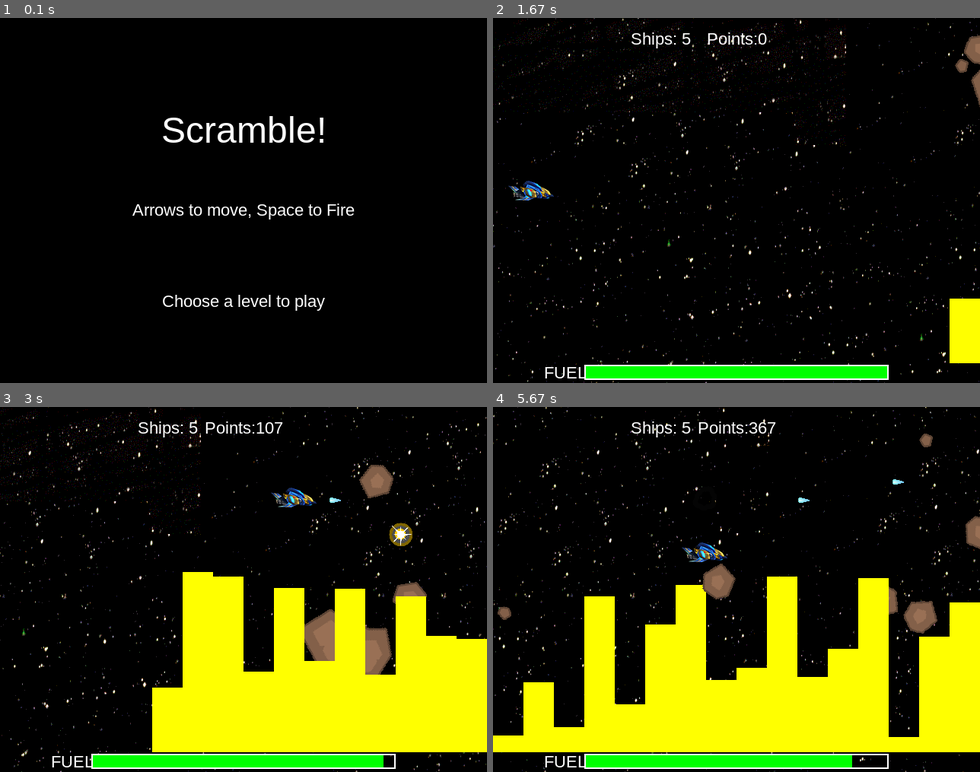
Above: before the commit, frames 1-4 (two rows, left to right).
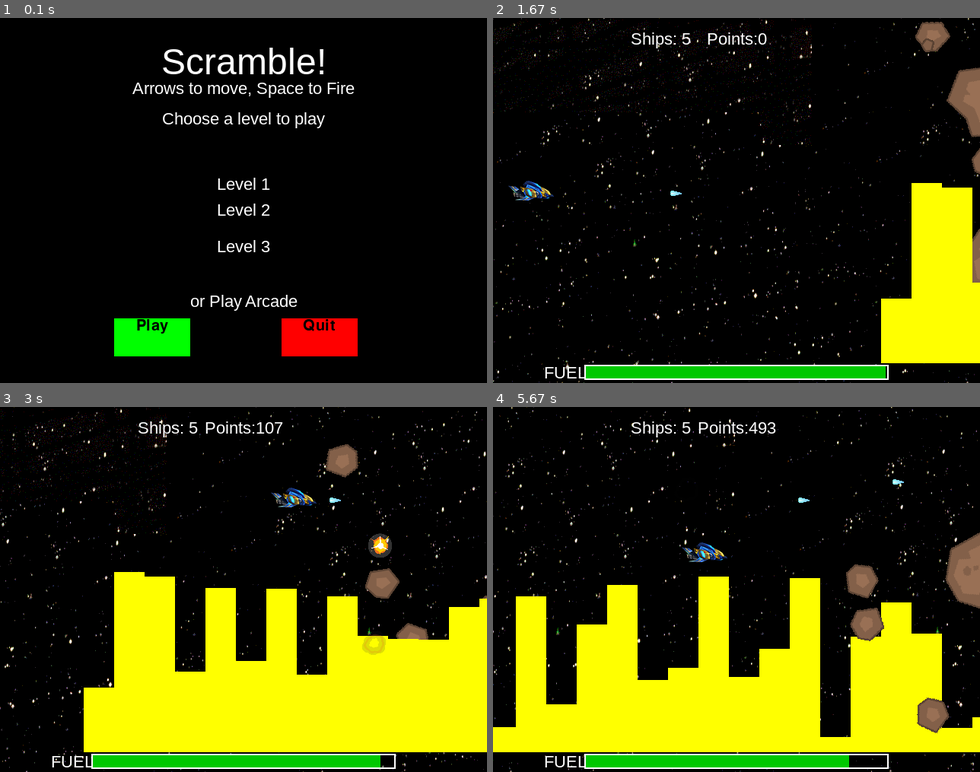
Above: after the commit, the same moments.

Repository: drsn41/Scramble_pygame
Game: pygame game, started from ProperGame.v2.py
Two runs of this game, one before a commit and one after it. Both use one fixed random seed, a clock stepped at 60 frames per second and the inputs below.
Inputs (mouse positions are in pixels of both pictures, inside the frame that each line leads up to):
- Up to frame 1 (0.1 s): no input
- Up to frame 2 (1.67 s): press the mouse at (717, 215) at 0.37 s; move the mouse to (804, 204) at 0.47 s; release the mouse at (892, 189) at 0.6 s; press the mouse at (643, 339) at 0.7 s; move the mouse to (682, 218) at 0.8 s; release the mouse at (717, 101) at 0.93 s; click (643, 339) at 1.05 s; tap Space at 1.33 s
- Up to frame 3 (3 s): hold Right 1.67-2.13 s; tap Space at 1.73, 2.03, 2.23, 2.57, 2.87 s; hold Up 2.17-2.47 s; hold Right 2.5-2.97 s
- Up to frame 4 (5.67 s): hold Left 3-3.53 s; tap Space at 3.07, 3.37, 3.63, 3.97, 4.27, 4.4, 4.8, 5.1, 5.47 s; hold Down 3.57-3.87 s; hold Left 3.9-4.3 s; hold Up 4.33-4.7 s; hold Right 4.73-5.37 s; hold Down from 5.4 s (still down)

The runs differ from the first frame. In frame 1, 7.2% of the frame differs, in the area x 23-74%, y 8-93%; in frame 2, 16%; in frame 3, 21%; in frame 4, 24%, in the area x 0-100%, y 0-100%.

Commit message:
screens
start and game over screen

Diff:
--- a/ProperGame.v2.py
+++ b/ProperGame.v2.py
@@ -10,11 +10,59 @@
 
 WHITE = (255, 255, 255)
 BLACK = (0, 0, 0)
-RED = (255, 0, 0)
-GREEN = (0, 255, 0)
+RED = (200, 0, 0)
+GREEN = (0, 200, 0)
 BLUE = (0, 0, 255)
 YELLOW = (255, 255, 0)
+BRIGHT_RED = (255,0,0)
+BRIGHT_GREEN = (0,255,0)
 TITLE = "Scramble!"
+
+
+class Label(pygame.sprite.Sprite):
+    def __init__(self, fontName="freesansbold.ttf"):
+        pygame.sprite.Sprite.__init__(self)
+        self.font = pygame.font.Font(fontName, 20)
+        self.text = ""
+        self.fgColor = ((0x00, 0x00, 0x00))
+        self.bgColor = ((0xFF, 0xFF, 0xFF))
+        self.center = (100, 100)
+        self.size = (150, 30)
+
+    def update(self):
+        self.image = pygame.Surface(self.size)
+        self.image.fill(self.bgColor)
+        fontSurface = self.font.render(self.text, True, self.fgColor, self.bgColor)
+        # center the text
+        xPos = (self.image.get_width() - fontSurface.get_width()) / 2
+
+        self.image.blit(fontSurface, (xPos, 0))
+        self.rect = self.image.get_rect()
+        self.rect.center = self.center
+
+
+class Button(Label):
+    def __init__(self):
+        Label.__init__(self)
+        self.active = False
+        self.clicked = False
+        self.bgColor = (0xCC, 0xCC, 0xCC)
+
+    def update(self):
+        Label.update(self)
+
+        self.clicked = False
+        # check for mouse input
+        if pygame.mouse.get_pressed() == (1, 0, 0):
+            if self.rect.collidepoint(pygame.mouse.get_pos()):
+                self.active = True
+
+        # check for mouse release
+        if self.active == True:
+            if pygame.mouse.get_pressed() == (0, 0, 0):
+                self.active = False
+                if self.rect.collidepoint(pygame.mouse.get_pos()):
+                    self.clicked = True
 
 
 class Ship(pygame.sprite.Sprite):
@@ -195,23 +243,6 @@
         self.rect.right = 1920
 
 
-class Scoreboard(pygame.sprite.Sprite):
-    def __init__(self):
-        pygame.sprite.Sprite.__init__(self)
-        self.lives = 5
-        self.level = 1
-        self.score = 0
-        self.text = ""
-        self.image = ""
-        self.rect = ""
-        self.font = pygame.font.SysFont("None", 50)
-
-    def update(self):
-        self.text = "Ships: %d, Score: %d, Level: %d" % (self.lives, self.score, self.level)
-        self.image = self.font.render(self.text, 1, (255, 255, 0))
-        self.rect = self.image.get_rect()
-
-
 class Box(pygame.sprite.Sprite):
     def __init__(self):
         pygame.sprite.Sprite.__init__(self)
@@ -240,12 +271,12 @@
         self.clock = pygame.time.Clock()
         self.font_name = pygame.font.match_font('arial')
         self.running = True
+        self.all_sprites = pygame.sprite.LayeredUpdates()
 
     def new(self):
         # start a new game
         self.score = 0
         self.lives = 5
-        self.all_sprites = pygame.sprite.LayeredUpdates()
         self.boxes = pygame.sprite.Group()
         self.bullets = pygame.sprite.Group()
         self.mobs = pygame.sprite.Group()
@@ -373,25 +404,59 @@
         pygame.mixer.music.load(path.join(sndDir, 'Yippee.ogg'))
         pygame.mixer.music.play(loops=-1)
         self.screen.fill(BLACK)
-        self.draw_text(TITLE, 48, WHITE, WIDTH / 2, HEIGHT / 4)
-        self.draw_text("Arrows to move, Space to Fire", 22, WHITE, WIDTH / 2, HEIGHT / 2)
-        self.draw_text("Choose a level to play", 22, WHITE, WIDTH / 2, HEIGHT * 3 / 4)
+
+        self.draw_text(TITLE, 48, WHITE, WIDTH / 2, 30)
+        self.draw_text("Arrows to move, Space to Fire", 22, WHITE, WIDTH / 2, 80)
+        self.draw_text("Choose a level to play", 22, WHITE, WIDTH / 2, 120)
+        self.draw_text("or Play Arcade", 22, WHITE, WIDTH / 2, HEIGHT * 3 / 4)
+        self.draw_text("Level 1", 22, WHITE, WIDTH / 2, HEIGHT * 3 / 7)
+        self.draw_text("Level 2", 22, WHITE, WIDTH / 2, HEIGHT * 3 / 6)
+        self.draw_text("Level 3", 22, WHITE, WIDTH / 2, HEIGHT * 3 / 5)
         #self.draw_text("High Score: " + str(self.highscore), 22, WHITE, WIDTH / 2, 15)
+
+        self.btn_play = Button()
+        self.btn_play.bgColor = (0, 255, 0)
+        self.btn_play.font = pygame.font.Font("goodfoot.ttf", 30)
+        self.btn_play.center = (200, 420)
+        self.btn_play.size = (100, 50)
+        self.btn_play.text = "Play"
+
+        self.btn_quit = Button()
+        self.btn_quit.bgColor = (255, 0, 0)
+        self.btn_quit.font = pygame.font.Font("goodfoot.ttf", 30)
+        self.btn_quit.center = (420, 420)
+        self.btn_quit.size = (100, 50)
+        self.btn_quit.text = "Quit"
+
+        self.screen_sprites = pygame.sprite.Group()
+        self.screen_sprites.add(self.btn_play)
+        self.screen_sprites.add(self.btn_quit)
+        self.screen_sprites.update()
+        self.screen_sprites.draw(self.screen)
+
         pygame.display.flip()
-        self.wait_for_key()
+        self.wait_for_key(self.btn_play, self.btn_quit, self.screen_sprites)
         pygame.mixer.music.fadeout(500)
 
-    def wait_for_key(self):
+    def wait_for_key(self, btn_play, btn_quit, screen_sprites ):
         waiting = True
-        pygame.time.delay(300)
         while waiting:
+            pygame.time.delay(100)
             self.clock.tick(FPS)
             for event in pygame.event.get():
                 if event.type == pygame.QUIT:
+                    self.playing = False
+                    self.running = False
                     waiting = False
-                    self.running = False
-                if event.type == pygame.KEYUP:
-                    waiting = False
+            if btn_play.clicked:
+                self.all_sprites.empty()
+                self.new()
+                waiting = False
+            if btn_quit.clicked:
+                self.playing = False
+                self.running = False
+                waiting = False
+            screen_sprites.update()
 
     def show_go_screen(self):
         # game over/continue
@@ -399,12 +464,17 @@
             return
         pygame.mixer.music.load(path.join(sndDir, 'Yippee.ogg'))
         pygame.mixer.music.play(loops=-1)
+        self.btn_play.text = "Restart"
         self.screen.fill(BLACK)
         self.draw_text("GAME OVER", 48, WHITE, WIDTH / 2, HEIGHT / 4)
         self.draw_text("Score: " + str(self.score), 22, WHITE, WIDTH / 2, HEIGHT / 2)
         self.draw_text("Press a key to play again", 22, WHITE, WIDTH / 2, HEIGHT * 3 / 4)
+
+        self.screen_sprites.update()
+        self.screen_sprites.draw(self.screen)
+
         pygame.display.flip()
-        self.wait_for_key()
+        self.wait_for_key(self.btn_play, self.btn_quit, self.screen_sprites)
         pygame.mixer.music.fadeout(500)
 
 
@@ -412,7 +482,6 @@
     g = Game()
     g.show_start_screen()
     while g.running:
-        g.new()
         g.show_go_screen()
 
     pygame.quit()
